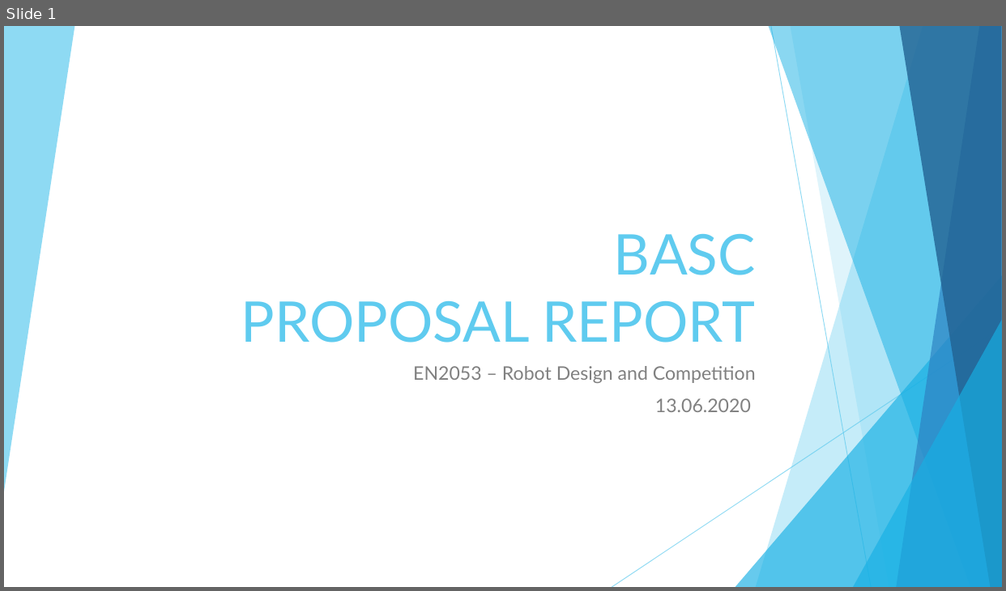
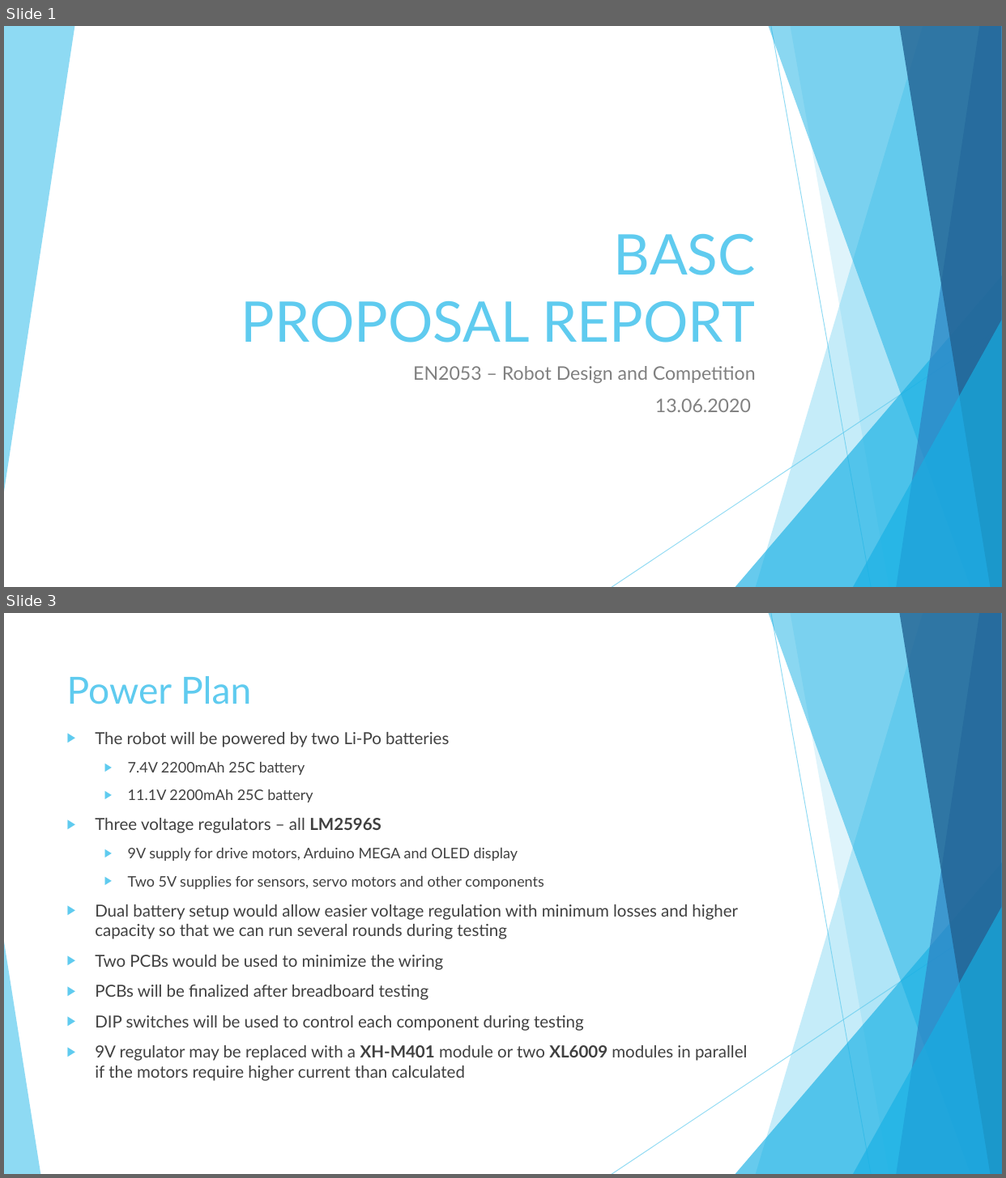
Before and after one commit to PamudithaSomarathne/BASC2020, a slide deck: Documents/ProposalPresentation/Pamuditha.pptx. Shown one above the other, each under a label of ours: slide 1 before the commit, slides 1 and 3 after it; the slides between them are not shown. The pictures are 1006x591 and 1006x1178 pixels, drawn with LibreOffice and Linux fonts; fonts in the diff are those of the drawing. Boxes give left, top, right and bottom in pixels: in the first picture for what was removed or moved away, otherwise in the second. Text is boxed around its words. In the diff, an @@ line names an element or a change of style, - is before the commit and + after.

Commit message:
Finished power plan

```diff
--- a/Documents/ProposalPresentation/Pamuditha.pptx
+++ b/Documents/ProposalPresentation/Pamuditha.pptx
@@ slide 3 added at (x1=4, y1=613, x2=1002, y2=1174), background #FFFFFF; not listed: 9 template elements that a slide beside it also shows @@
@@ title added at (x1=67, y1=676, x2=251, y2=705), 36 pt, text #5FCBEF @@
+Power Plan
@@ text added at (x1=95, y1=732, x2=747, y2=1081), 16 pt, text #404040 @@
+▶ The robot will be powered by two Li-Po batteries
+  ▶ 7.4V 2200mAh 25C battery
+  ▶ 11.1V 2200mAh 25C battery
+▶ Three voltage regulators – all LM2596S
+  ▶ 9V supply for drive motors, Arduino MEGA and OLED display
+  ▶ Two 5V supplies for sensors, servo motors and other components
+▶ Dual battery setup would allow easier voltage regulation with minimum losses and higher capacity so that we can run several rounds during testing
+▶ Two PCBs would be used to minimize the wiring
+▶ PCBs will be finalized after breadboard testing
+▶ DIP switches will be used to control each component during testing
+▶ 9V regulator may be replaced with a XH-M401 module or two XL6009 modules in parallel if the motors require higher current than calculated
@@ triangle added at (x1=4, y1=942, x2=40, y2=1174), fill #5FCBEF at 70% opacity @@
```
Also in this commit, not shown: 2 slides changed, 1 slide removed.
